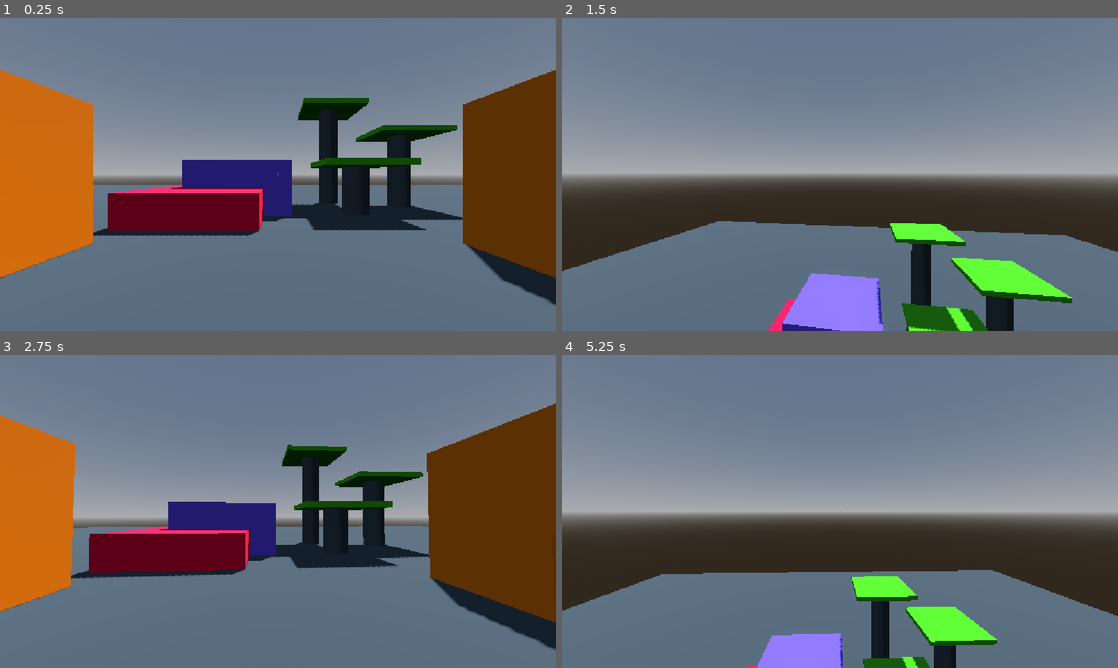
Above: before the commit, frames 1-4 (two rows, left to right).
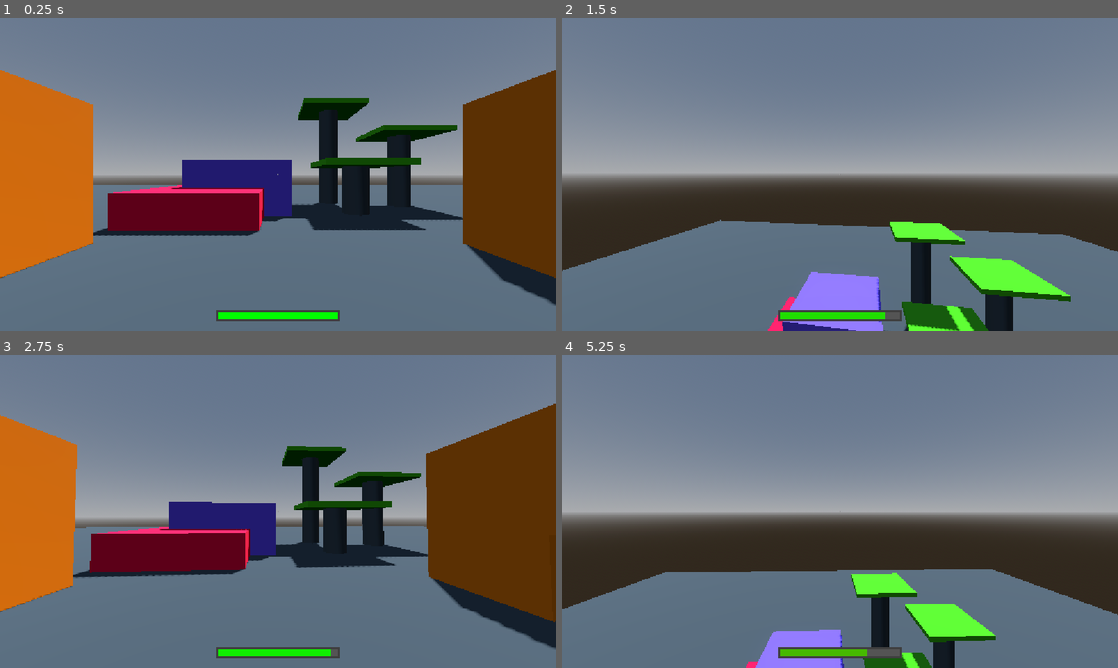
Above: after the commit, the same moments.

Repository: zednotfound/ultimate_godot
Game: Godot game, scene res://1_input/input_module.tscn
The game is run twice, just before and just after one commit, with the same random seed, the same clock (stepped at 60 frames per second) and the same inputs.
Inputs (mouse positions are in pixels of both pictures, inside the frame that each line leads up to):
- Up to frame 1 (0.25 s): no input
- Up to frame 2 (1.5 s): tap Enter at 0.5 s; move the mouse to (867, 174) at 0.52 s; hold Shift (sprint) 0.53-1.28 s; hold Space (fly_up) from 0.53 s (still down); click (867, 174) at 0.67 s; tap F (toggle_flight) at 0.8, 1.35 s; move the mouse to (812, 174) at 1.27 s
- Up to frame 3 (2.75 s): keep holding Space (fly_up); tap Alt (walk) at 1.55 s; move the mouse to (289, 505) at 2.02 s; hold Alt (walk) from 2.03 s (still down); tap Shift (sprint) at 2.3 s
- Up to frame 4 (5.25 s): keep holding Space (fly_up); move the mouse to (834, 517) at 2.77 s; release Alt (walk) at 2.78 s; tap Ctrl (crouch) at 2.85 s; click (834, 517) at 2.92 s; tap F (toggle_flight) at 3.05, 4.35 s; move the mouse to (878, 514) at 3.52 s; hold Shift (sprint) 3.53-4.28 s; tap Alt (walk) at 3.8 s; move the mouse to (795, 508) at 4.27 s; tap Shift (sprint) at 4.55 s; move the mouse to (845, 511) at 5.02 s; hold Alt (walk) from 5.03 s (still down); click (845, 511) at 5.17 s

The runs differ from the first frame. In frame 1, 0.8% of the frame differs, in the area x 38-62%, y 93-97%; in frame 2, 1.7%; in frame 3, 1.6%; in frame 4, 2.4%, in the area x 0-100%, y 68-100%.

Commit message:
Microjam 1

Diff:
--- a/0_sandbox/player/player.gd
+++ b/0_sandbox/player/player.gd
@@ -28,9 +28,21 @@
 @export var push_force = 5.0
 @export var gravity_multiplier := 2.0
 
+@export_group("Energy")
+@export_range(1, 10_000.0) var max_energy := 100.0
+@export_range(1, 10_000) var exhaustion_threshold := 30
+@export var energy_regen_rate := 3
+
+@export_subgroup("Energy Cost")
+@export var energy_sprint_cost := 3.0
+@export var energy_jump_cost := 15.0
+@export var energy_air_jump_cost := 10.0
+@export var energy_fly_cost := 4.5
+
 @export_group("Misc")
 @export var debug_info := false
 
+# Movement
 var player_movement_direction := Vector3.ZERO
 var player_move_speed := PlayerMoveSpeed.WALKING
 var player_move_state := PlayerMoveState.WALKING:
@@ -58,6 +70,7 @@
 	get:
 		return movement_acceleration / player_move_speed_scalar
 
+# Jumping
 var jump_charge := 0.0
 var air_jumps_remaining := air_jumps
 var can_jump: bool:
@@ -68,10 +81,31 @@
 		)
 var was_on_floor := false
 
+# Energy and Exhaustion
+var is_exhausted := false
+var player_energy := max_energy:
+	set(new_energy_value):
+		if new_energy_value >= exhaustion_threshold and is_exhausted:
+			is_exhausted = false
+		elif new_energy_value < 0.5:
+			is_exhausted = true
+		player_energy = clamp(new_energy_value, 0, max_energy)
+
+		# Display Energy Meter
+		var energy_percent = player_energy / max_energy
+		energy_meter.size.x = energy_bar.size.x * energy_percent
+		energy_meter.get_theme_stylebox("panel").set(
+			"bg_color", Color.RED.lerp(Color.GREEN, energy_percent)
+		)
+
 @onready var camera: Camera3D = $Camera3D
 @onready var camera_starting_fov := camera.fov
+
 @onready var player_animation: AnimationPlayer = $PlayerAnimation
 @onready var jump_grace_timer: Timer = $JumpGraceTimer
+
+@onready var energy_bar: Panel = $EnergyContainer/EnergyBar
+@onready var energy_meter: Panel = $EnergyContainer/EnergyBar/EnergyMeter
 
 
 func _ready() -> void:
@@ -81,6 +115,7 @@
 
 func _process(delta: float) -> void:
 	process_player_quitting_input()
+	process_player_energy_levels(delta)
 	process_player_movement_state_and_speed()
 	process_player_movement_direction_input()
 	process_player_jump_input(delta)
@@ -154,15 +189,30 @@
 			Input.mouse_mode = Input.MOUSE_MODE_VISIBLE
 
 
+# Regenerate players player_energy over time
+func process_player_energy_levels(delta: float) -> void:
+	if player_move_state == PlayerMoveState.FLYING:
+		if player_move_speed == PlayerMoveSpeed.SPRINTING:
+			player_energy -= (energy_fly_cost + energy_sprint_cost) * delta
+		else:
+			player_energy -= energy_fly_cost * delta
+	elif player_move_speed == PlayerMoveSpeed.SPRINTING and velocity.length() > 0:
+		player_energy -= energy_sprint_cost * delta
+	else:
+		player_energy += energy_regen_rate * delta
+
+
 # Determine what movement state the player is in based on input
 func process_player_movement_state_and_speed() -> void:
 	# Flying, crouching, or walking
-	if Input.is_action_just_pressed("toggle_flight"):
+	if Input.is_action_just_pressed("toggle_flight") and not is_exhausted:
 		if player_move_state != PlayerMoveState.FLYING:
 			player_move_state = PlayerMoveState.FLYING
 			play_begin_flying_tween()
 		else:
 			player_move_state = PlayerMoveState.WALKING
+	elif player_move_state == PlayerMoveState.FLYING and is_exhausted:
+		player_move_state = PlayerMoveState.WALKING
 
 	if Input.is_action_just_pressed("crouch") and player_move_state != PlayerMoveState.FLYING:
 		if player_move_state != PlayerMoveState.CROUCHING:
@@ -173,7 +223,7 @@
 	# Speed
 	if Input.is_action_pressed("walk"):
 		player_move_speed = PlayerMoveSpeed.SLOW_WALKING
-	elif Input.is_action_pressed("sprint"):
+	elif Input.is_action_pressed("sprint") and player_energy > 0 and not is_exhausted:
 		player_move_speed = PlayerMoveSpeed.SPRINTING
 	else:
 		player_move_speed = PlayerMoveSpeed.WALKING
@@ -250,7 +300,8 @@
 
 # Apply the jump force to the player
 func jump(jump_force: float) -> void:
-	if can_jump:
+	if can_jump and player_energy >= energy_jump_cost:
+		player_energy -= energy_jump_cost
 		air_jumps_remaining = air_jumps
 		velocity.y = jump_force
 
@@ -262,8 +313,10 @@
 		and not can_jump
 		and not is_on_floor()
 		and air_jumps_remaining > 0
+		and player_energy >= energy_air_jump_cost
 	):
 		air_jumps_remaining -= 1
+		player_energy -= energy_air_jump_cost
 		velocity.y = air_jump_force
 
 
--- a/0_sandbox/player/player.tscn
+++ b/0_sandbox/player/player.tscn
@@ -157,12 +157,31 @@
 shadow_color = Color(0.20148283, 0.20148283, 0.20148283, 0.6)
 shadow_size = 1
 
+[sub_resource type="StyleBoxFlat" id="StyleBoxFlat_g4v7s"]
+bg_color = Color(0.3272699, 0.32726994, 0.32726982, 1)
+border_width_left = 4
+border_width_top = 4
+border_width_right = 4
+border_width_bottom = 4
+border_color = Color(0.24561432, 0.24561426, 0.24561408, 1)
+expand_margin_left = 4.0
+expand_margin_top = 4.0
+expand_margin_right = 4.0
+expand_margin_bottom = 4.0
+
+[sub_resource type="Theme" id="Theme_87oom"]
+
+[sub_resource type="StyleBoxFlat" id="StyleBoxFlat_4up0j"]
+bg_color = Color(0, 1, 0, 1)
+border_color = Color(0.24561432, 0.24561426, 0.24561408, 1)
+
 [node name="Player" type="CharacterBody3D" unique_id=69406656]
 script = ExtResource("1_87oom")
+walk_speed = 6.0
 min_jump_force = 4.0
-max_jump_force = 10.0
-jump_camera_stretch = 3.0
-air_jump_force = 8.0
+energy_regen_rate = 5
+energy_sprint_cost = 10.0
+energy_fly_cost = 15.0
 
 [node name="CapsuleMesh" type="CSGMesh3D" parent="." unique_id=52869941]
 transform = Transform3D(1, 0, 0, 0, 1, 0, 0, 0, 1, 0, 1, 0)
@@ -184,14 +203,43 @@
 one_shot = true
 ignore_time_scale = true
 
-[node name="CenterContainer" type="CenterContainer" parent="." unique_id=1115560835]
+[node name="CrosshairContainer" type="CenterContainer" parent="." unique_id=1115560835]
 anchors_preset = 15
 anchor_right = 1.0
 anchor_bottom = 1.0
 grow_horizontal = 2
 grow_vertical = 2
-
-[node name="Crosshair" type="Panel" parent="CenterContainer" unique_id=36774954]
+size_flags_vertical = 3
+
+[node name="Crosshair" type="Panel" parent="CrosshairContainer" unique_id=36774954]
 custom_minimum_size = Vector2(1.5, 1.5)
 layout_mode = 2
 theme_override_styles/panel = SubResource("StyleBoxFlat_87oom")
+
+[node name="EnergyContainer" type="MarginContainer" parent="." unique_id=384486629]
+custom_minimum_size = Vector2(10, 10)
+anchors_preset = 7
+anchor_left = 0.5
+anchor_top = 1.0
+anchor_right = 0.5
+anchor_bottom = 1.0
+offset_left = -90.0
+offset_top = -40.0
+offset_right = 90.0
+grow_horizontal = 2
+grow_vertical = 0
+size_flags_vertical = 8
+theme_override_constants/margin_bottom = 25
+
+[node name="EnergyBar" type="Panel" parent="EnergyContainer" unique_id=1714943716]
+custom_minimum_size = Vector2(250, 15)
+layout_mode = 2
+theme_override_styles/panel = SubResource("StyleBoxFlat_g4v7s")
+
+[node name="EnergyMeter" type="Panel" parent="EnergyContainer/EnergyBar" unique_id=1801138469]
+custom_minimum_size = Vector2(0, 15)
+layout_mode = 0
+offset_right = 250.0
+offset_bottom = 15.0
+theme = SubResource("Theme_87oom")
+theme_override_styles/panel = SubResource("StyleBoxFlat_4up0j")
